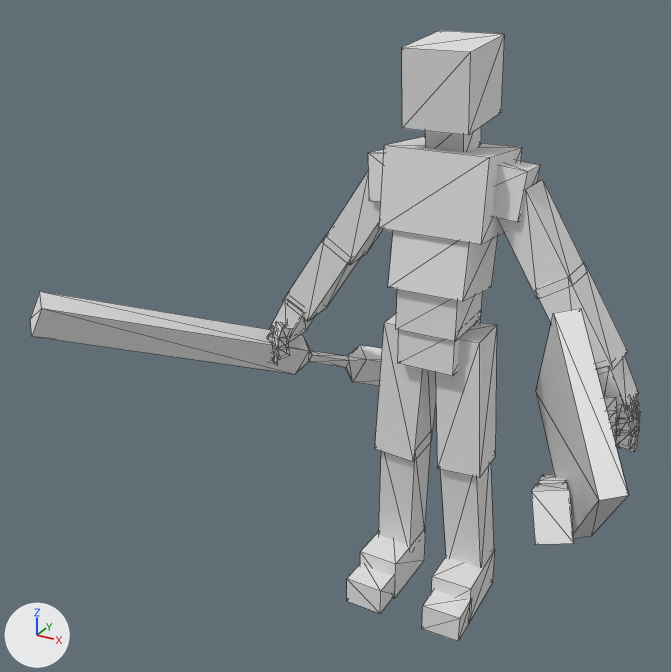
One commit to the FBX model Assets/Models/Player/WholeBodyClip/RPG-Character@RollForward.FBX: the scene before it, then after it.
Camera for both pictures: a 50 mm camera at (1.41, -3.51, 2.98) aimed at (-0.42, -0.18, 1.31). Arrows for +X, +Y and +Z are at lower left; the lights stay in place. Mesh edges are drawn as thin lines. Materials are left out; every surface is plain grey. Where no turn or scale is listed for an object, it has been applied to the vertices.

Names of what the first picture shows: 'RPG-Character-Mesh', 'Shield', 'WeaponL', 'WeaponR'.
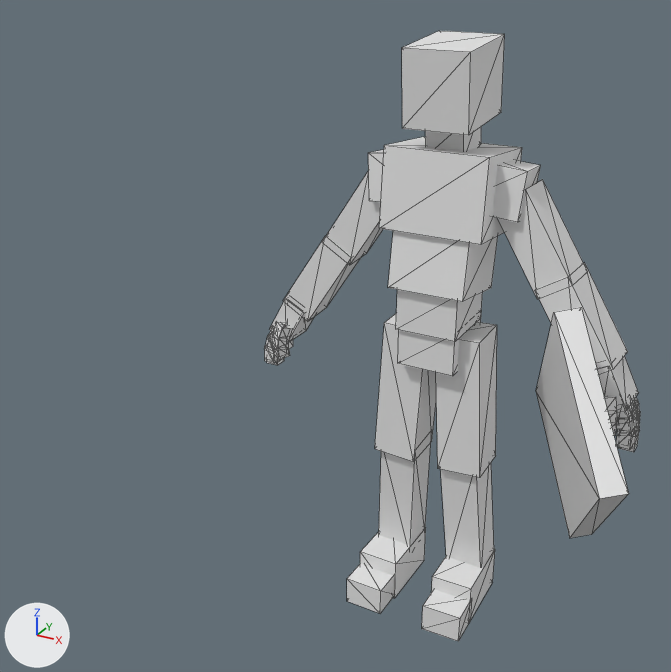
Diff of the bpy script that builds the scene:
```diff
--- a/Assets/Models/Player/WholeBodyClip/RPG-Character@RollForward.FBX.py
+++ b/Assets/Models/Player/WholeBodyClip/RPG-Character@RollForward.FBX.py
@@ ob_weaponl @@
-ob_weaponl = bpy.data.objects.new('WeaponL', me_weaponl_ncl1_1)
-ob_weaponl.location = (0.624, -0.29, 1.051)
@@ ob_weaponr @@
-ob_weaponr = bpy.data.objects.new('WeaponR', me_weaponr_ncl1_1)
-ob_weaponr.location = (-0.611, 0.229, 1.138)
@@ ob_shield @@
 ob_shield = bpy.data.objects.new('Shield', me_shield_ncl1_1)
-ob_shield.location = (0.462, -0.1, 1.303)
+ob_shield.location = (0.46, -0.089, 1.303)
```

Pixel boxes [x1, y1, x2, y2] of what changed, in the pictures (671 x 672 px):
'Shield', moved: before [536, 308, 628, 538]; after [536, 307, 629, 538]
'WeaponR', deleted: before [31, 291, 382, 386]
'WeaponL', deleted: before [531, 474, 574, 545]
